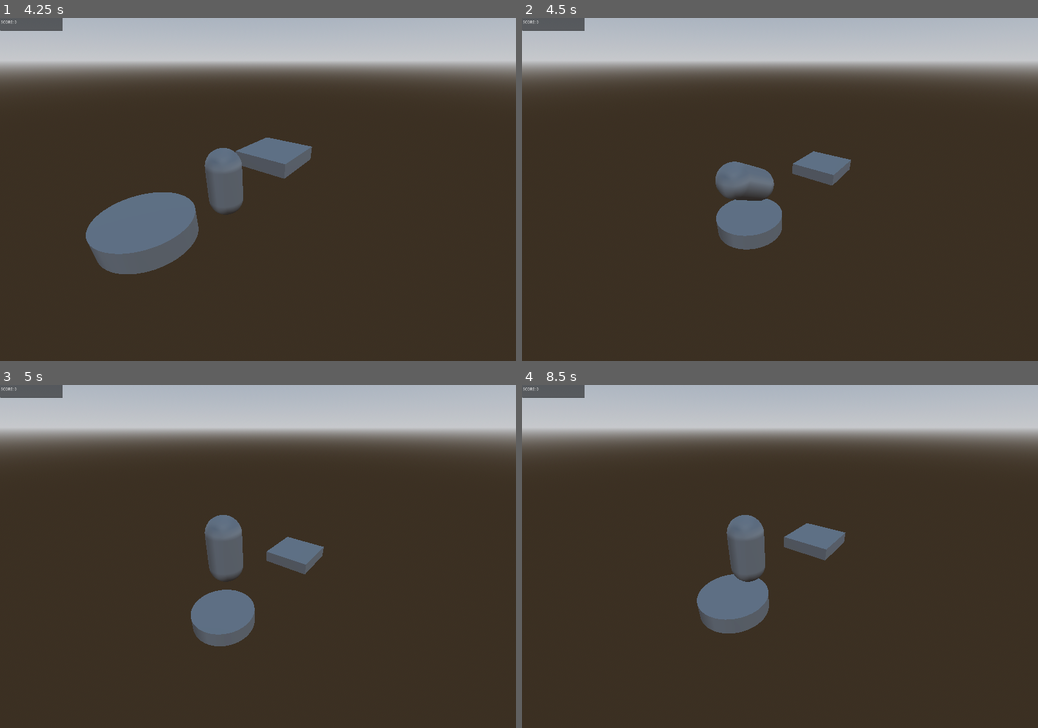
Above: before the commit, frames 1-4 (two rows, left to right).
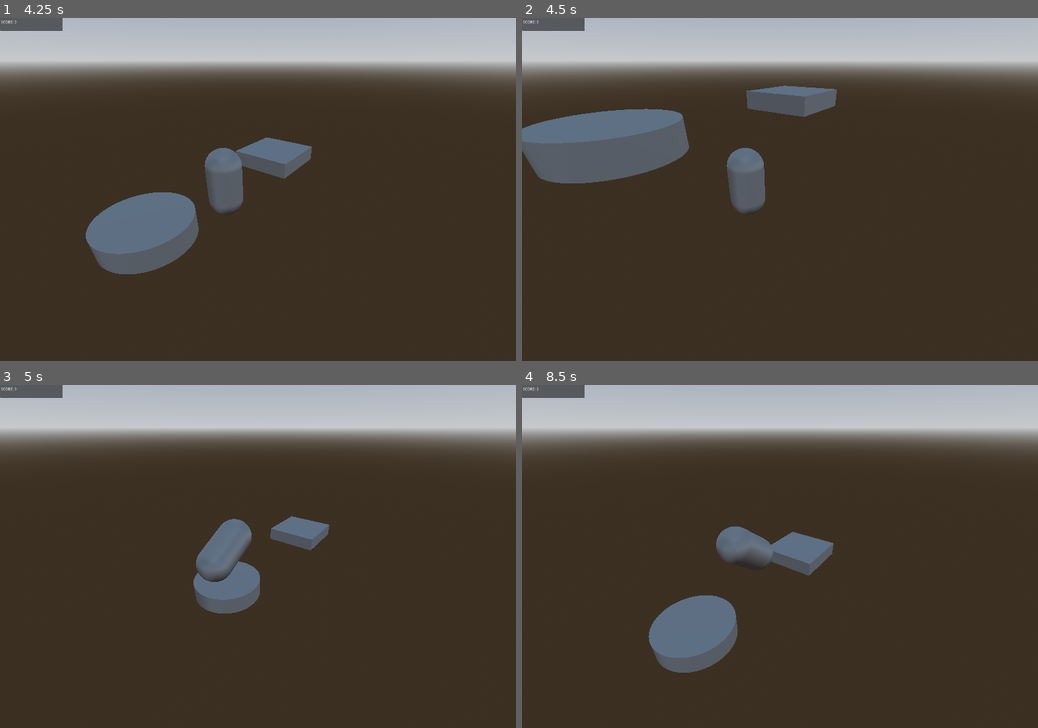
Above: after the commit, the same moments.

Repository: HoriaMitrica/Jumping-Game
Game: Godot game, scene res://Scenes/Level.tscn
The game is run twice, just before and just after one commit, with the same random seed, the same clock (stepped at 60 frames per second) and the same inputs.
Inputs:
- Up to frame 1 (4.25 s): tap Space (Jump) at 0.77, 1.52, 3.02, 3.77 s; tap Enter at 2.75 s
- Up to frame 2 (4.5 s): no input
- Up to frame 3 (5 s): tap Space (Jump) at 4.52 s
- Up to frame 4 (8.5 s): tap Space (Jump) at 6.02, 6.77, 7.52 s

Frame 1 is identical in both runs. In frame 2, 10% of the frame differs, in the area x 0-64%, y 19-68%; in frame 3, 4.6%; in frame 4, 5.9%.

Commit message:
Working on making a functional UI and changed the starting scene

Diff:
--- a/Jumping Game/Scenes/Platform.tscn
+++ b/Jumping Game/Scenes/Platform.tscn
@@ -16,7 +16,7 @@
 [node name="Platform" type="Node3D"]
 
 [node name="ComboArea" type="Area3D" parent="."]
-transform = Transform3D(1, 0, 0, 0, 1, 0, 0, 0, 1, 0, -0.0870304, 0)
+transform = Transform3D(0.5, 0, 0, 0, 1, 0, 0, 0, 0.5, 0, -0.0253754, 0)
 script = ExtResource("2_c2b64")
 
 [node name="AreaShape3D" type="CollisionShape3D" parent="ComboArea"]
@@ -24,6 +24,7 @@
 shape = SubResource("ConvexPolygonShape3D_kelqb")
 
 [node name="FallArea" type="Area3D" parent="."]
+transform = Transform3D(6.4251, 0, 0, 0, 1, 0, 0, 0, 5.2386, 0, -3, 0)
 script = ExtResource("2_7onba")
 
 [node name="CollisionShape3D" type="CollisionShape3D" parent="FallArea"]
--- /dev/null
+++ b/Jumping Game/Scenes/game_ui.tscn
@@ -0,0 +1,37 @@
+[gd_scene format=3 uid="uid://bb2b8eh7yyeqa"]
+
+[node name="GameUI" type="Control"]
+layout_mode = 3
+anchors_preset = 15
+anchor_right = 1.0
+anchor_bottom = 1.0
+grow_horizontal = 2
+grow_vertical = 2
+
+[node name="PanelContainer" type="PanelContainer" parent="."]
+layout_mode = 1
+anchors_preset = 5
+anchor_left = 0.5
+anchor_right = 0.5
+offset_left = -383.5
+offset_right = 383.5
+offset_bottom = 188.0
+grow_horizontal = 2
+
+[node name="MarginContainer" type="MarginContainer" parent="PanelContainer"]
+layout_mode = 2
+
+[node name="HBoxContainer" type="HBoxContainer" parent="PanelContainer/MarginContainer"]
+layout_mode = 2
+
+[node name="Label" type="Label" parent="PanelContainer/MarginContainer/HBoxContainer"]
+layout_mode = 2
+size_flags_horizontal = 3
+theme_override_font_sizes/font_size = 64
+text = "Score: 0"
+horizontal_alignment = 1
+
+[node name="Pause" type="Button" parent="PanelContainer/MarginContainer/HBoxContainer"]
+layout_mode = 2
+theme_override_font_sizes/font_size = 64
+text = "||"
--- /dev/null
+++ b/Jumping Game/Scenes/main_screen.tscn
@@ -0,0 +1,38 @@
+[gd_scene load_steps=2 format=3 uid="uid://cqdycasqi8y8v"]
+
+[ext_resource type="Script" path="res://Scripts/MainMenu.gd" id="1_ybnq7"]
+
+[node name="MainScreen" type="Control"]
+layout_mode = 3
+anchors_preset = 15
+anchor_right = 1.0
+anchor_bottom = 1.0
+grow_horizontal = 2
+grow_vertical = 2
+script = ExtResource("1_ybnq7")
+
+[node name="MarginContainer" type="MarginContainer" parent="."]
+layout_mode = 0
+offset_right = 40.0
+offset_bottom = 40.0
+
+[node name="VBoxContainer" type="VBoxContainer" parent="MarginContainer"]
+layout_mode = 2
+
+[node name="Play" type="Button" parent="MarginContainer/VBoxContainer"]
+layout_mode = 2
+text = "Play"
+
+[node name="Setings" type="Button" parent="MarginContainer/VBoxContainer"]
+layout_mode = 2
+text = "Setings
+
+"
+
+[node name="Leaderboard" type="Button" parent="MarginContainer/VBoxContainer"]
+layout_mode = 2
+text = "Leaderboard
+"
+
+[connection signal="pressed" from="MarginContainer/VBoxContainer/Play" to="." method="_on_play_pressed"]
+[connection signal="pressed" from="MarginContainer/VBoxContainer/Setings" to="." method="_on_setings_pressed"]
--- /dev/null
+++ b/Jumping Game/Scenes/settings.tscn
@@ -0,0 +1,30 @@
+[gd_scene load_steps=2 format=3 uid="uid://bjpd6kdpv20cj"]
+
+[ext_resource type="Script" path="res://Scripts/SettingsMenu.gd" id="1_fgr2a"]
+
+[node name="Settings" type="Control"]
+layout_mode = 3
+anchors_preset = 15
+anchor_right = 1.0
+anchor_bottom = 1.0
+grow_horizontal = 2
+grow_vertical = 2
+script = ExtResource("1_fgr2a")
+
+[node name="MarginContainer" type="MarginContainer" parent="."]
+layout_mode = 0
+offset_right = 40.0
+offset_bottom = 40.0
+
+[node name="VBoxContainer" type="VBoxContainer" parent="MarginContainer"]
+layout_mode = 2
+
+[node name="Volume" type="Button" parent="MarginContainer/VBoxContainer"]
+layout_mode = 2
+text = "Volume"
+
+[node name="Back" type="Button" parent="MarginContainer/VBoxContainer"]
+layout_mode = 2
+text = "Back"
+
+[connection signal="pressed" from="MarginContainer/VBoxContainer/Back" to="." method="_on_back_pressed"]
--- a/Jumping Game/Scripts/Level.gd
+++ b/Jumping Game/Scripts/Level.gd
@@ -48,6 +48,7 @@
 func _instantiate(pos:Vector3):
 	var instance=platform.instantiate()
 	instance.position=pos
+	#instance.scale = Vector3(0.5,1,0.5)
 	platform_index+=1
 	instance.name="Platform"+str(platform_index)
 	add_child(instance)
--- /dev/null
+++ b/Jumping Game/Scripts/MainMenu.gd
@@ -0,0 +1,12 @@
+extends Control
+
+
+
+func _on_play_pressed():
+	get_tree().change_scene_to_file("res://Scenes/Level.tscn")
+
+
+
+
+func _on_setings_pressed():
+	get_tree().change_scene_to_file("res://Scenes/settings.tscn")
--- /dev/null
+++ b/Jumping Game/Scripts/SettingsMenu.gd
@@ -0,0 +1,5 @@
+extends Control
+
+
+func _on_back_pressed():
+	get_tree().change_scene_to_file("res://Scenes/main_screen.tscn")
